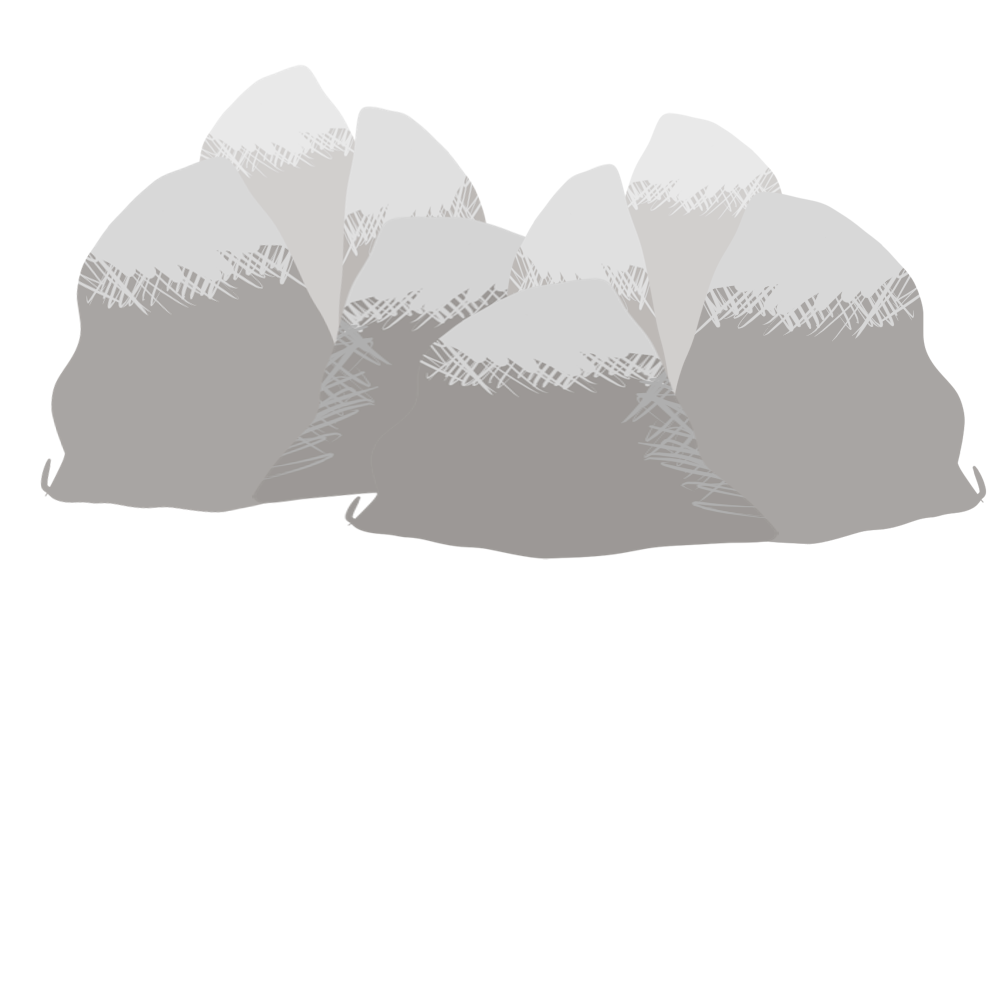
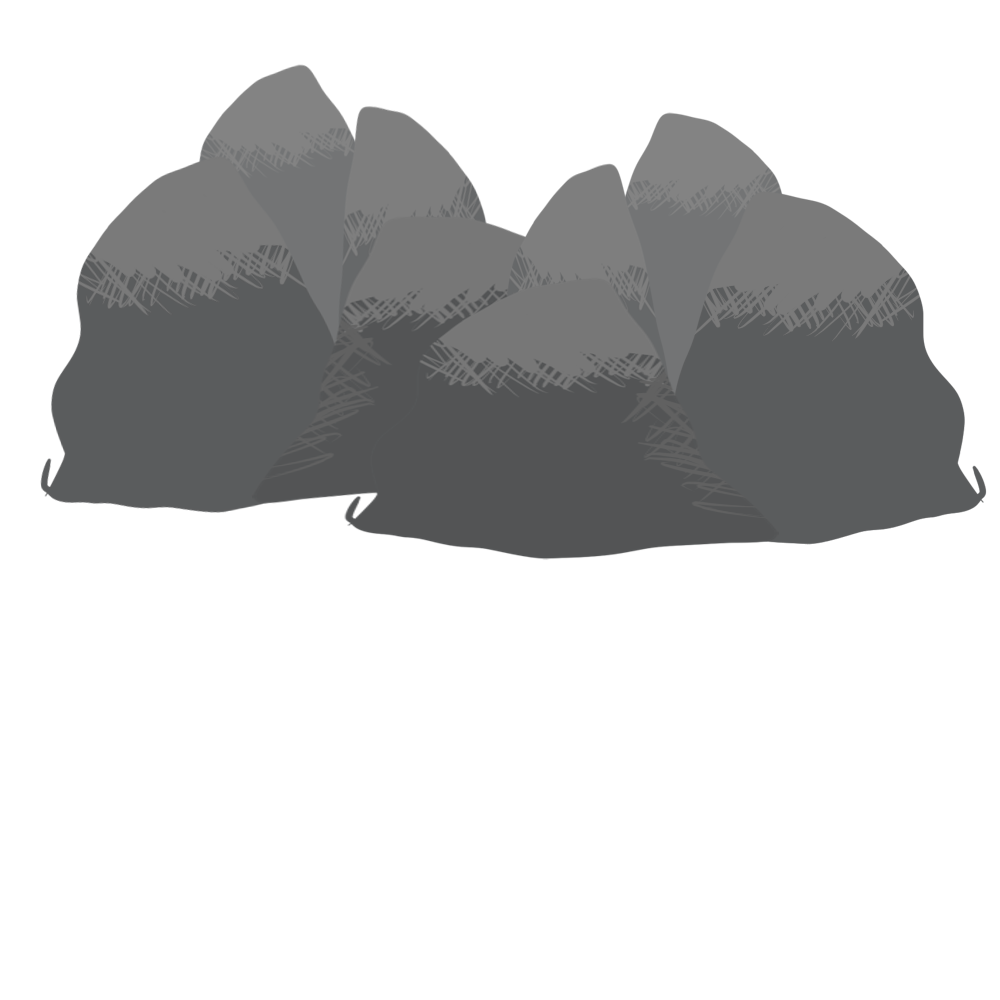
Revision of a layered (1000, 1000) image; what changed, layer by layer:
added group "Layer 3" with 2 layers over [40, 64, 987, 560]
moved "Copy of Layer 1 Merged" (1st of 2, in "Layer 3") into group "Layer 3", painted on it over [256, 64, 987, 560]
moved "Copy of Layer 1 Merged" (2nd of 2, in "Layer 3") into group "Layer 3", painted on it over [40, 64, 709, 530]
